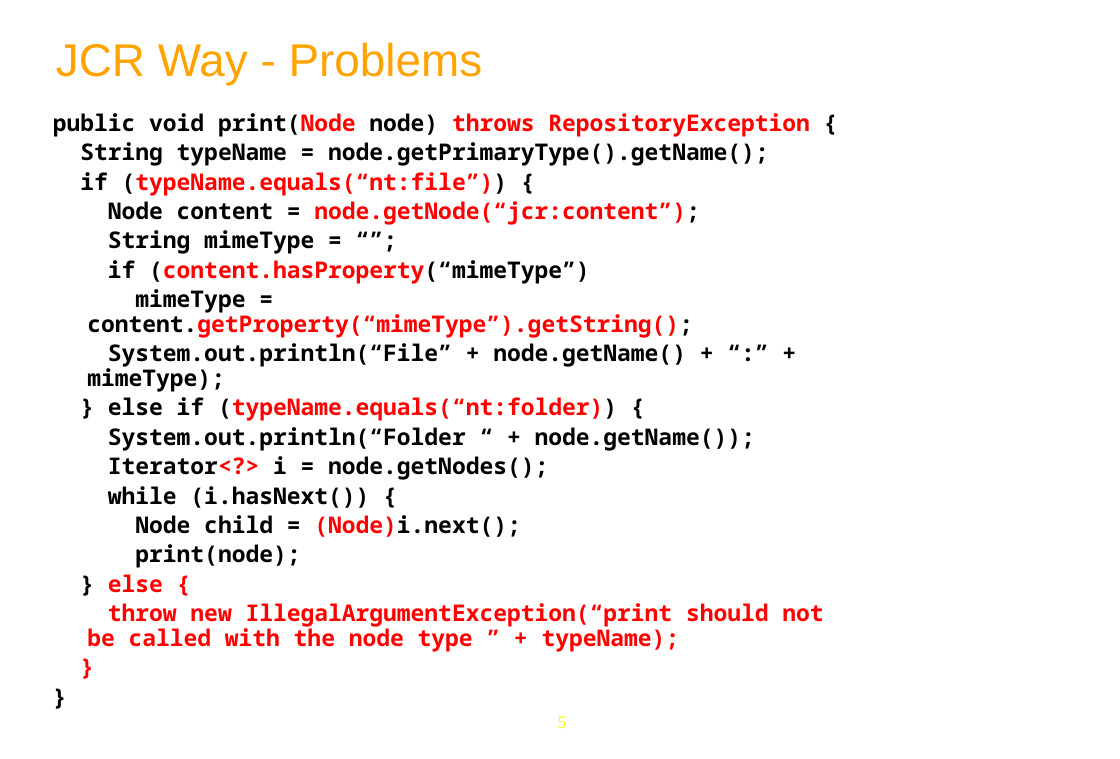
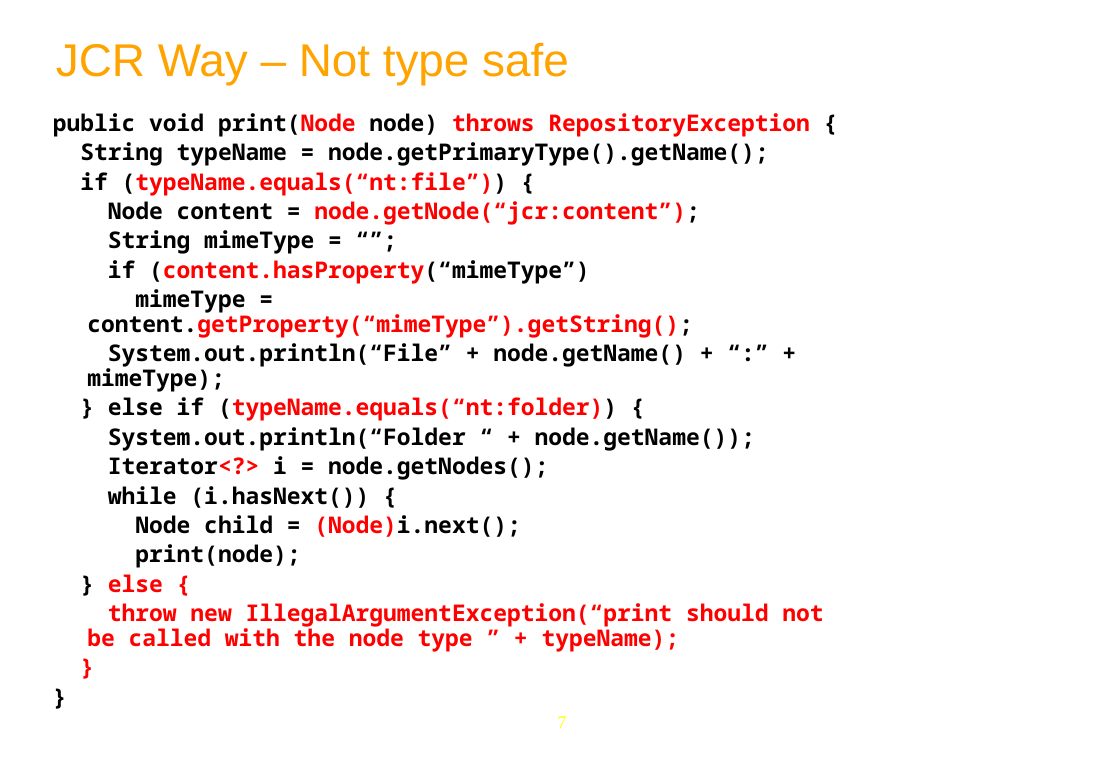
Before and after one commit to anhvurz90/training, a slide deck: slide 7 of slides/exo-developer/en/370-Chromattic-XDev-en.pptx (slide 5 before the commit). Drawn at 1120x759 pixels with LibreOffice and Linux fonts; fonts in the diff are those of the drawing; background and template pictures are left out. Boxes give left, top, right and bottom in pixels: in the first picture for what was removed or moved away, otherwise in the second. Text is boxed around its words. In the diff, an @@ line names an element or a change of style, - is before the commit and + after.

```diff
--- a/slides/exo-developer/en/370-Chromattic-XDev-en.pptx
+++ b/slides/exo-developer/en/370-Chromattic-XDev-en.pptx
@@ text at (x1=56, y1=42, x2=569, y2=85): text changed @@
-JCR Way - Problems
+JCR Way – Not type safe
@@ page number at (x1=558, y1=716, x2=567, y2=728): text changed @@
-5
+7
```
Also in this commit, not shown: 9 other slides changed, 15 slides added, 3 slides removed, 1 other file.
